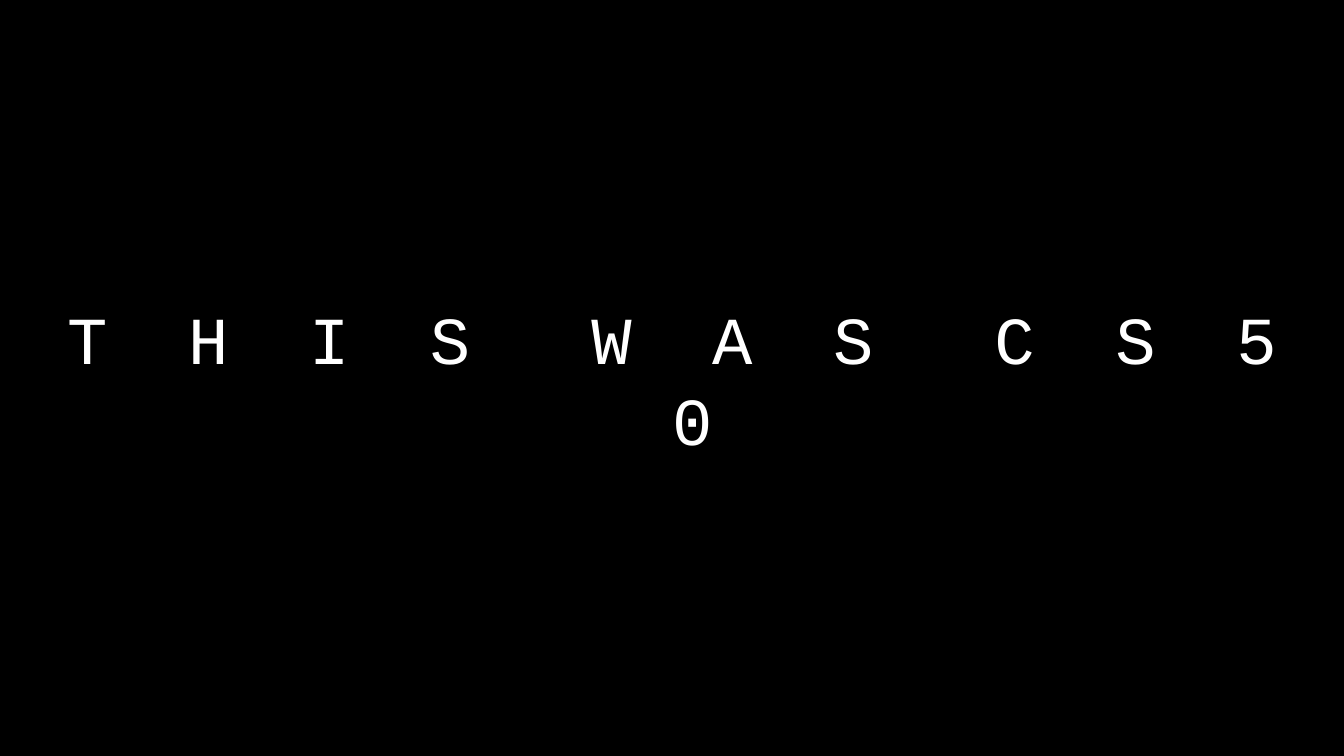
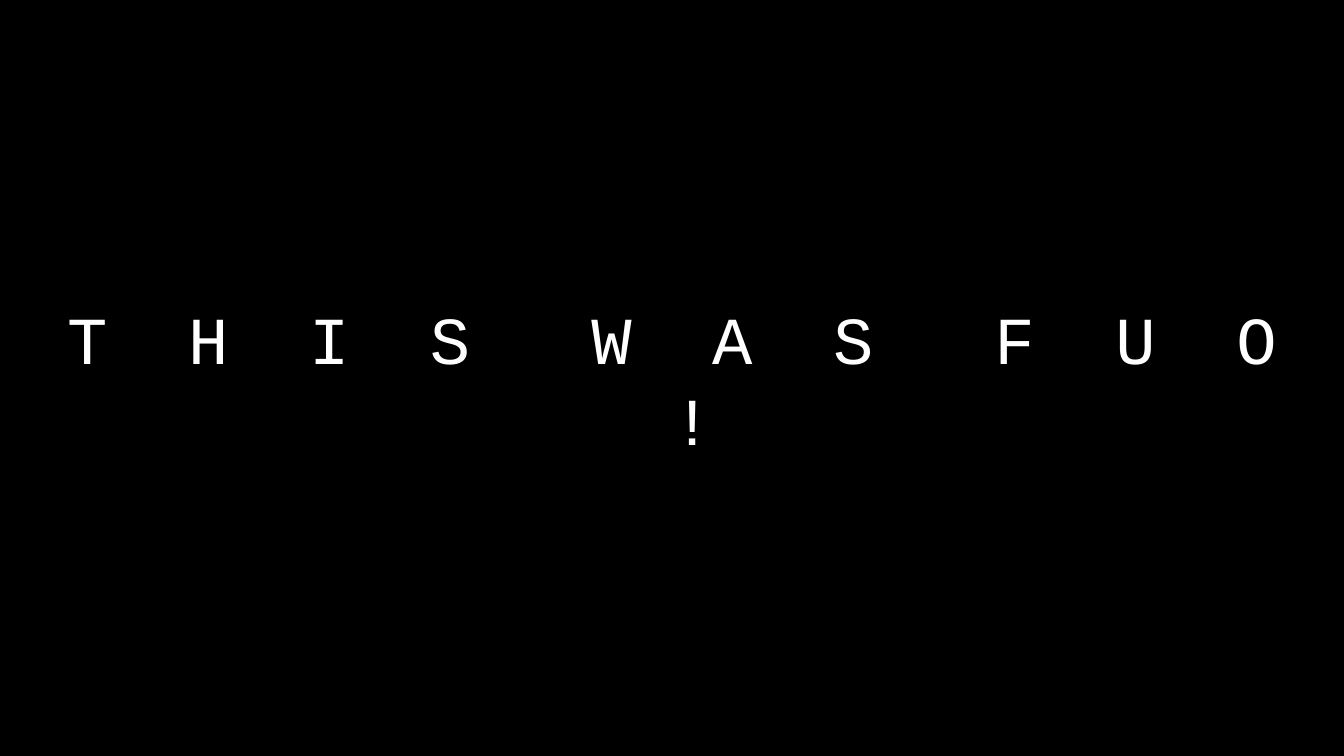
Before and after one commit to SQ4007-2025/website, a slide deck: slide 167 of lectures/slides_3.pptx. Drawn at 1344x756 pixels with LibreOffice and Linux fonts; fonts in the diff are those of the drawing. Boxes give left, top, right and bottom in pixels: in the first picture for what was removed or moved away, otherwise in the second. Text is boxed around its words. In the diff, an @@ line names an element or a change of style, - is before the commit and + after.

```diff
--- a/lectures/slides_3.pptx
+++ b/lectures/slides_3.pptx
@@ title at (67,319,1276,365): text changed @@
-T H I S W A S C S 5 0
+T H I S W A S F U O !
```
Also in this commit, not shown: 10 other slides changed, 2 slides added, 1 slide removed, 4 other files.
